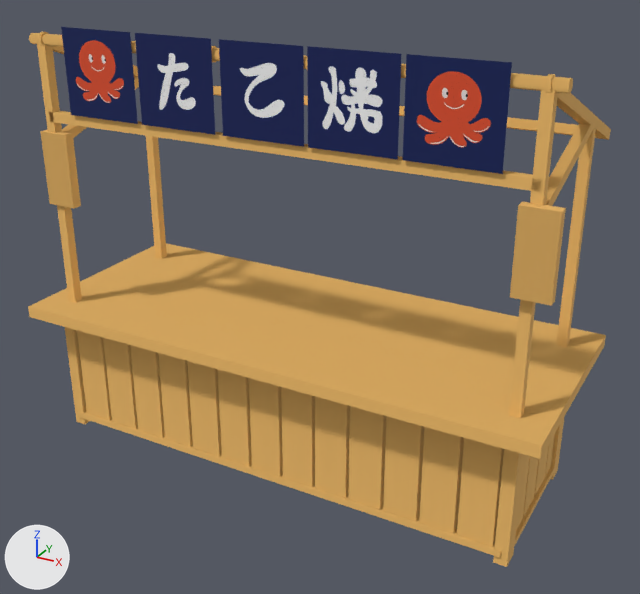
Two versions of the FBX model Omatsuri in Virtual Reality/Assets/Models/Stalls/Stroller.fbx, one commit apart.
Camera for both pictures: a camera (50 mm lens) standing at (0.03, -2.8, 3.65) and looking at (-2.68, 2.13, 1.19). Arrows for +X, +Y and +Z are at lower left; the lights stay in place. The picture after the commit comes second. Where no turn or scale is listed for an object, it has been applied to the vertices. Vertices at exactly the same position are counted once.

Names of what the first picture shows: '画报.001', '画报.002', '画报.003', '画报.004', '画报.005', '立方体.004', '立方体.010', '立方体.011'.
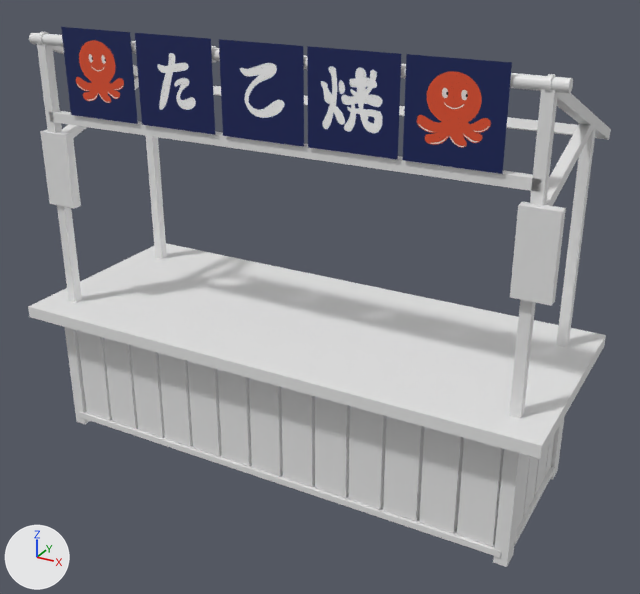
The newer file is also rescaled (x1.053), turned or shifted as a whole; pictures and numbers use the older file's frame.

Where the change shows, as pixel boxes [x1, y1, x2, y2] in the pictures (640 x 594 px; the box of a moved part takes in the faces that stretch with it):
```json
{"object": "立方体.004", "change": "recoloured", "before": [28, 32, 611, 567], "after": [28, 32, 611, 567], "on screen": "orange to white"}
{"object": "立方体.011", "change": "recoloured", "before": [510, 202, 566, 306], "after": [510, 202, 566, 306], "on screen": "orange to white"}
{"object": "立方体.010", "change": "recoloured", "before": [40, 130, 81, 209], "after": [40, 130, 81, 209], "on screen": "orange to white"}
{"part": 1, "of": "me_立方体_004", "change": "moved or reshaped", "before": [42, 34, 518, 89], "after": [42, 34, 518, 89], "on screen": "mostly hidden"}
```

Scene script edits in JSON lines:
```json
{"op": "set", "path": "mat_材质_027.base_color", "old": "(0.801, 0.455, 0.124)", "new": "(0.8, 0.8, 0.8)", "note": "orange #e7b463 -> white #e7e7e7"}
{"block": "me_立方体_004", "where": "# used by ob_立方体_004; location = (0.0, 0.0, 0.0)"}
{"op": "remove", "block": "me_立方体_004", "code": "me_立方体_004.from_pydata(...)  # 2157 vertices, 2014 faces; spans x -4.66..-0.88, y 1.33..3.09, z -0.03..2.91"}
{"op": "add", "block": "me_立方体_004", "code": "me_立方体_004.from_pydata(...)  # 2424 vertices, 2016 faces; spans x -4.66..-0.88, y 1.33..3.09, z -0.03..2.91"}
{"block": "me_立方体_004", "change": "me_立方体_004 part 1"}
{"block": "me_立方体_004", "change": "298 faces are deleted"}
{"block": "me_立方体_004", "change": "8 vertices move within x -4.27..-1.26, y 1.57..1.62, z 2.83..2.88"}
{"block": "me_立方体_004", "change": "145 new vertices lie (0.15, 0.0, 0.0) away from vertices in x -4.42..-1.75, y 1.55..1.62, z 2.83..2.9"}
{"block": "me_立方体_004", "change": "122 new vertices lie (0.16, 0.0, 0.0) away from vertices in x -3.76..-1.42, y 1.55..1.62, z 2.83..2.9"}
{"block": "me_立方体_004", "change": "300 new faces join them"}
```
